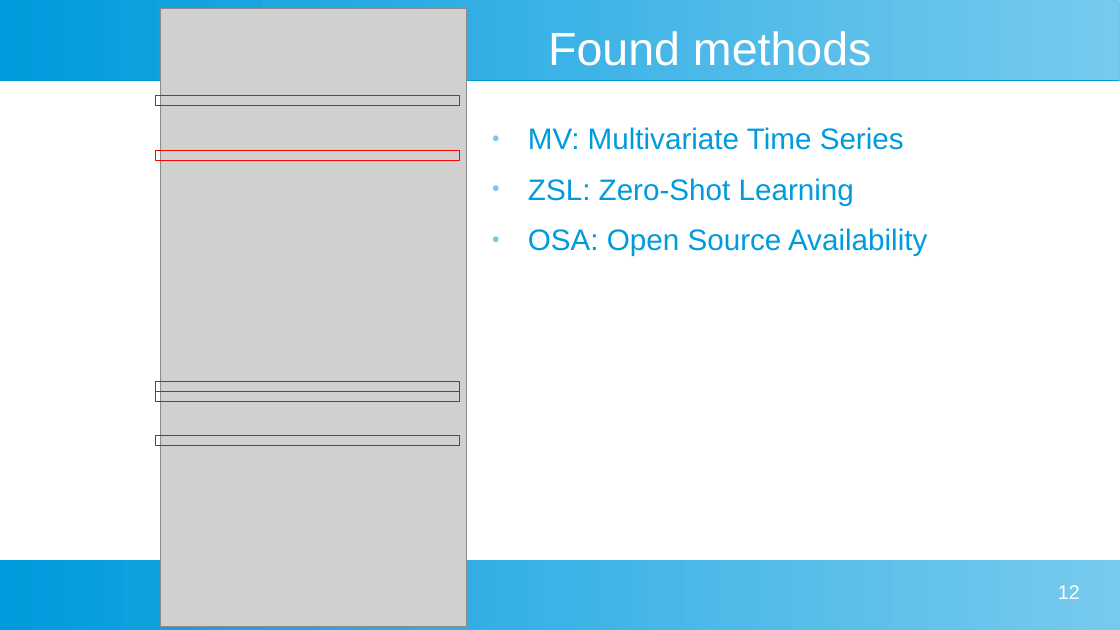
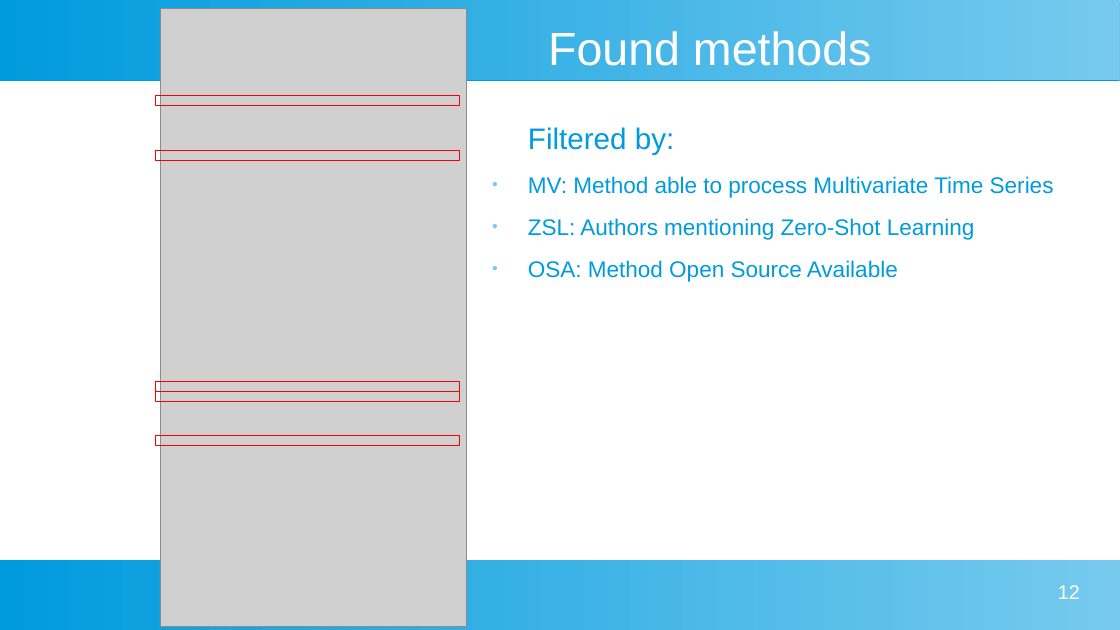
Before and after one commit to johanneshoelker/Smart-Systems-Paper, a slide deck: slide 12 of Presentation/Kolloq.odp. Drawn at 1120x630 pixels with LibreOffice and Linux fonts; fonts in the diff are those of the drawing; grey boxes stand for pictures. Boxes give left, top, right and bottom in pixels: in the first picture for what was removed or moved away, otherwise in the second. Text is boxed around its words. In the diff, an @@ line names an element or a change of style, - is before the commit and + after.

```diff
--- a/Presentation/Kolloq.odp
+++ b/Presentation/Kolloq.odp
@@ text at (x1=528, y1=127, x2=1054, y2=282): text changed; size 21 to 16 pt @@
-● MV: Multivariate Time Series
-● ZSL: Zero-Shot Learning
-● OSA: Open Source Availability
+Filtered by:
+● MV: Method able to process Multivariate Time Series
+● ZSL: Authors mentioning Zero-Shot Learning
+● OSA: Method Open Source Available
```
Also in this commit, not shown: 2 other slides changed, 2 slides added, 1 slide removed, 4 other files.
